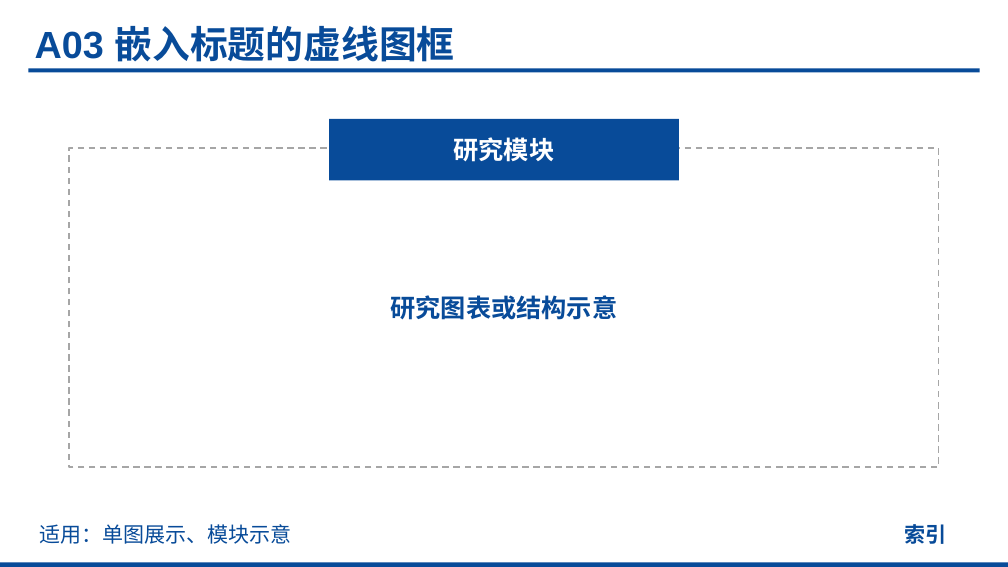
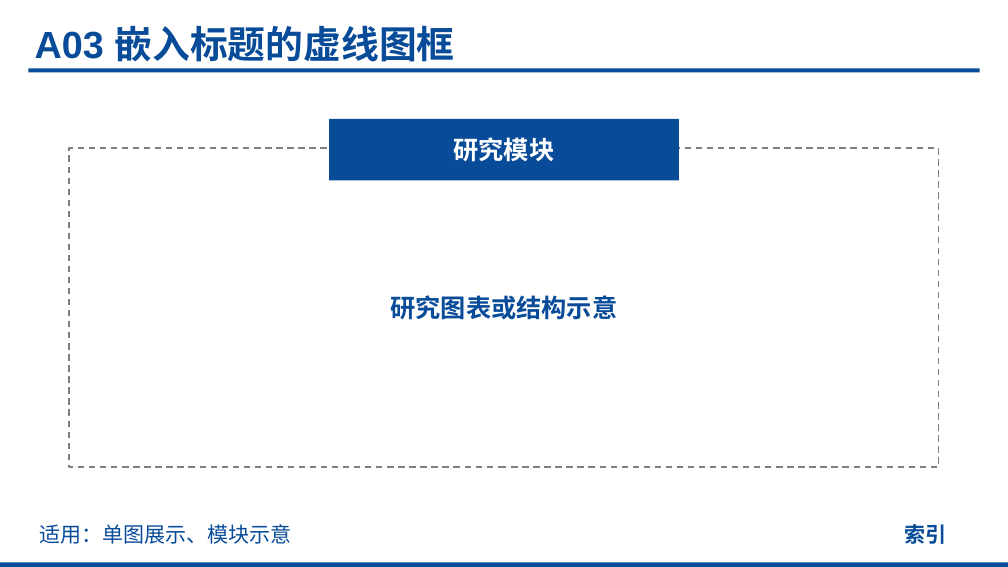
Before and after one commit to realihang/academic-ppt-skill, a slide deck: slide 8 of assets/element-reference.pptx. Drawn at 1008x567 pixels with LibreOffice and Linux fonts; fonts in the diff are those of the drawing. Boxes give left, top, right and bottom in pixels: in the first picture for what was removed or moved away, otherwise in the second. Text is boxed around its words. In the diff, an @@ line names an element or a change of style, - is before the commit and + after.

```diff
--- a/assets/element-reference.pptx
+++ b/assets/element-reference.pptx
@@ rectangle at <box>70,148,939,467</box>: outline #A6A6A6 1.5 pt dashed to #7F7F7F 1.5 pt dashed @@
```
Also in this commit, not shown: 25 other slides changed, 9 other files.
